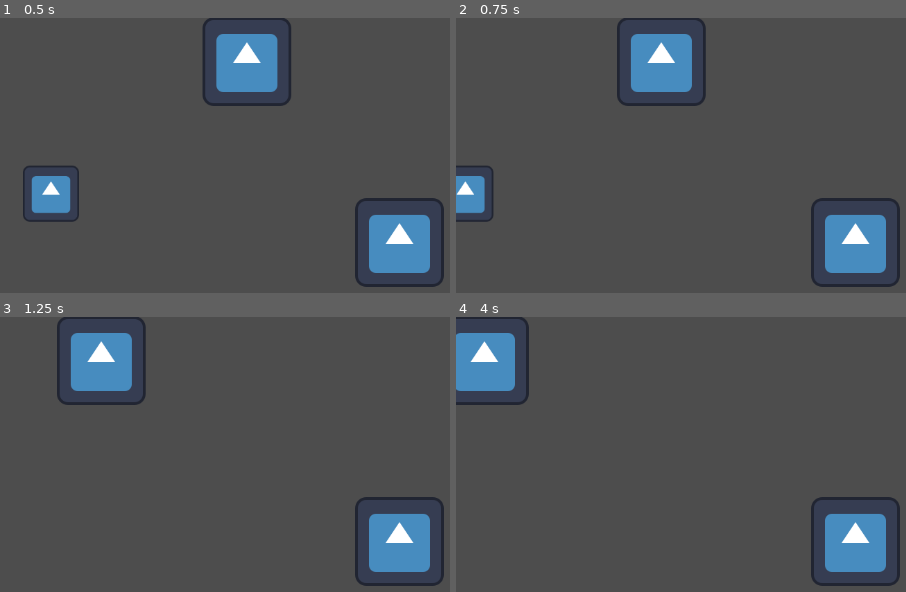
Above: before the commit, frames 1-4 (two rows, left to right).
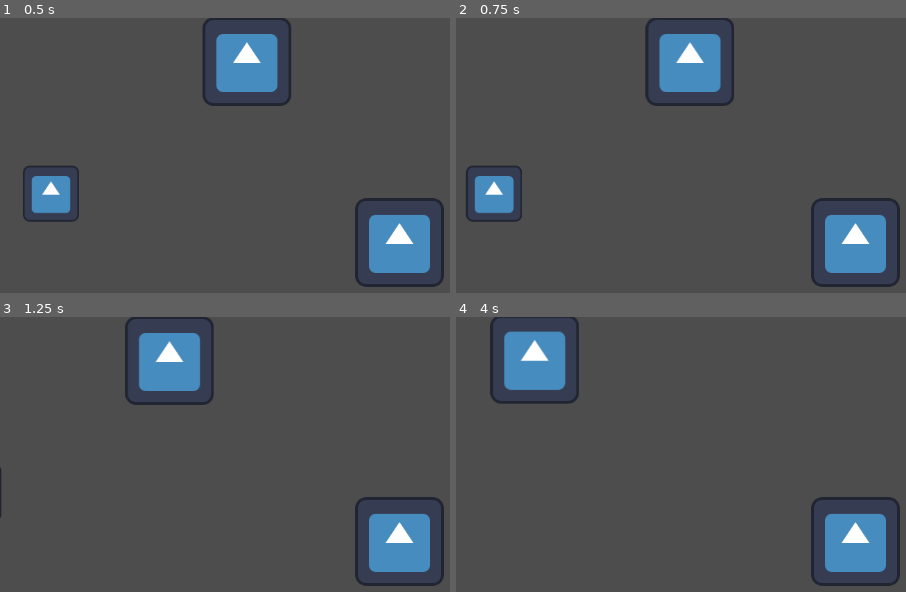
Above: after the commit, the same moments.

Repository: ArtCrafter2999/life-in-war
Game: Godot game, scene res://main_scene.tscn
The game is run twice, just before and just after one commit, with the same random seed, the same clock (stepped at 60 frames per second) and the same inputs. The engine's default icon, where the game draws it, is replaced by a stand-in: a white triangle on a blue panel in a dark square.
Inputs:
- Up to frame 1 (0.5 s): no input
- Up to frame 2 (0.75 s): tap Enter at 0.5 s; hold D (Right) from 0.53 s (still down); tap E (Photo) at 0.6 s
- Up to frame 3 (1.25 s): keep holding D (Right)
- Up to frame 4 (4 s): release D (Right) at 1.28 s; hold S (Down) 1.28-2.03 s; tap E (Photo) every 0.75 s from 1.35 to 3.6 s; hold D (Right) 2.03-2.78 s; tap Space at 2.75 s; hold W (Up) 2.78-3.53 s; hold A (Left) from 3.53 s (still down)

Frame 1 is identical in both runs. In frame 2, 5.6% of the frame differs, in the area x 0-62%, y 0-75%; in frame 3, 6.8%, in the area x 0-48%, y 0-73%; in frame 4, 5.5%.

Commit message:
Added velocity based movement

Diff:
--- a/player/player.gd
+++ b/player/player.gd
@@ -2,6 +2,11 @@
 class_name Player
 
 var photo_location: PhotoLocation;
+
+const FRICTION = 0.002
+
+func _physics_process(delta: float):
+	velocity *= FRICTION ** delta
 
 func take_photo():
 	if(photo_location):
--- a/player/states/show_photo_state.gd
+++ b/player/states/show_photo_state.gd
@@ -13,6 +13,8 @@
 
 var released = false;
 var pressed = false;
+
+
 func input(event: InputEvent):
 	if(!released):
 		released = event.is_released()
--- a/player/states/walk_state.gd
+++ b/player/states/walk_state.gd
@@ -1,7 +1,7 @@
 extends StateBase
 
 @export var long_idle_state: StateBase;
-const speed = 300.0;
+const SPEED = 20.0;
 
 @onready var photo_timer: Timer = $PhotoTimer;
 @onready var player: CharacterBody2D = $"../..";
@@ -14,10 +14,7 @@
 	if(!prev_direction && direction): photo_timer.stop();
 	if(prev_direction && !direction): photo_timer.start();
 
-	if direction:
-		player.velocity = direction * speed;
-	else:
-		player.velocity = player.velocity.move_toward(Vector2.ZERO, speed);
+	player.velocity += direction * SPEED;
 
 	player.move_and_slide()
 	prev_direction = direction;
